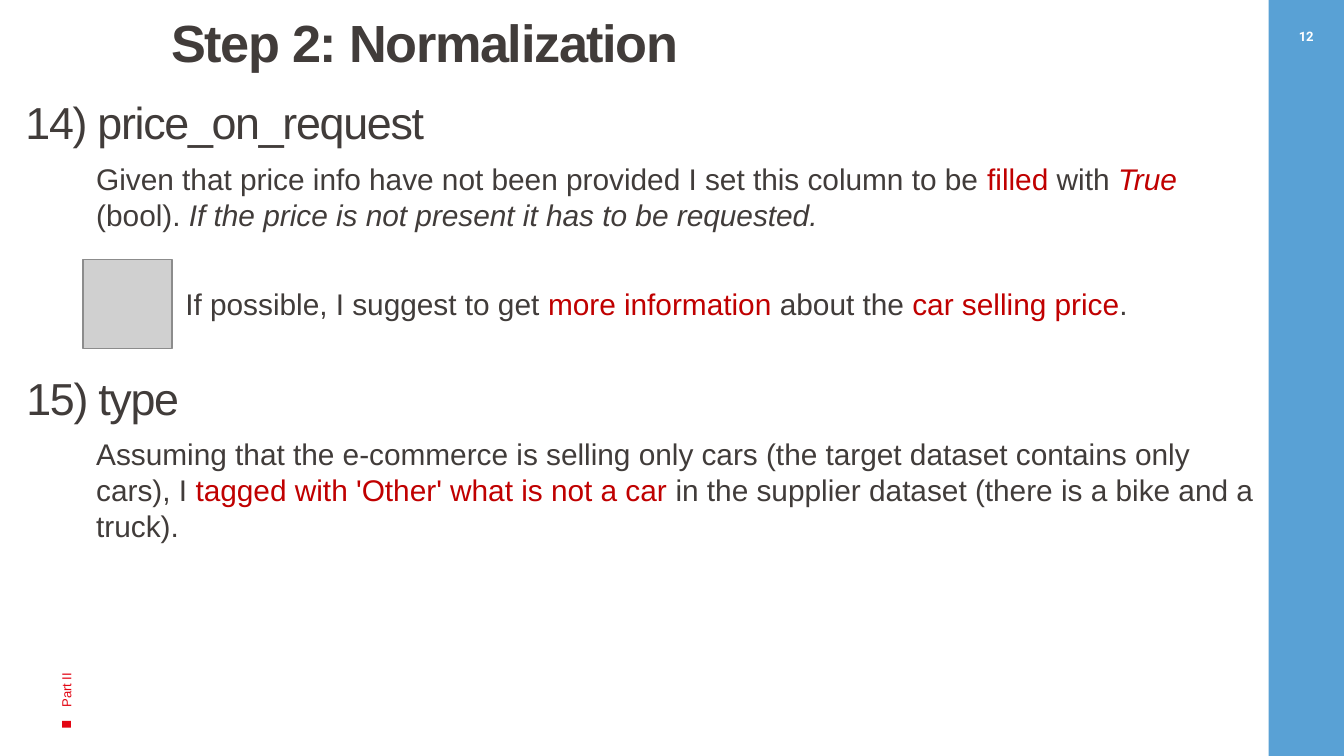
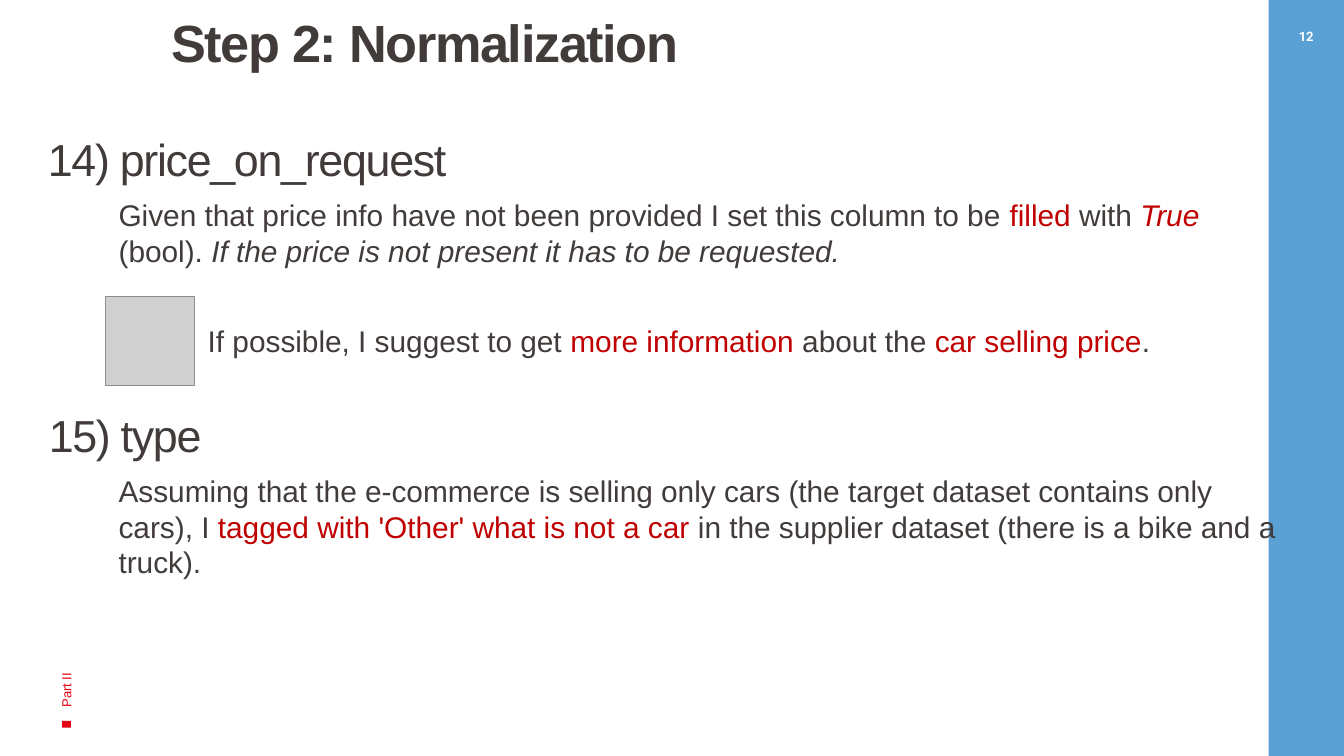
Before and after one commit to pierluigisegatto/Onedot_remote_data_task, a slide deck: slide 13 of customer_presentation/onedot_customer_presentation.pptx. Drawn at 1344x756 pixels with LibreOffice and Linux fonts; fonts in the diff are those of the drawing; grey boxes stand for pictures; background and template pictures are left out. Boxes give left, top, right and bottom in pixels: in the first picture for what was removed or moved away, otherwise in the second. Text is boxed around its words. In the diff, an @@ line names an element or a change of style, - is before the commit and + after.

```diff
--- a/customer_presentation/onedot_customer_presentation.pptx
+++ b/customer_presentation/onedot_customer_presentation.pptx
@@ text "14) price_on_request": place and size @@
-text "14) price_on_request" at [25,106,424,148]
+text "14) price_on_request" at [48,143,447,184]
@@ text "Given that price info have ...": place and size @@
-text "Given that price info have ..." at [96,168,1177,231]
+text "Given that price info have ..." at [119,204,1199,268]
@@ picture: place and size @@
-picture at [83,259,172,348]
+picture at [105,296,194,384]
@@ text "If possible, I suggest to ...": place and size @@
-text "If possible, I suggest to ..." at [185,293,1128,321]
+text "If possible, I suggest to ..." at [208,330,1150,357]
@@ rectangle: place and size @@
-rectangle at [704,313,735,335]
+rectangle at [727,351,758,372]
@@ text "15) type": place and size @@
-text "15) type" at [26,382,179,424]
+text "15) type" at [49,419,202,461]
@@ text "Assuming that the e-commerce is ...": place and size @@
-text "Assuming that the e-commerce is ..." at [96,443,1253,542]
+text "Assuming that the e-commerce is ..." at [119,480,1276,579]
```
Also in this commit, not shown: 11 other slides changed, 2 other files.
